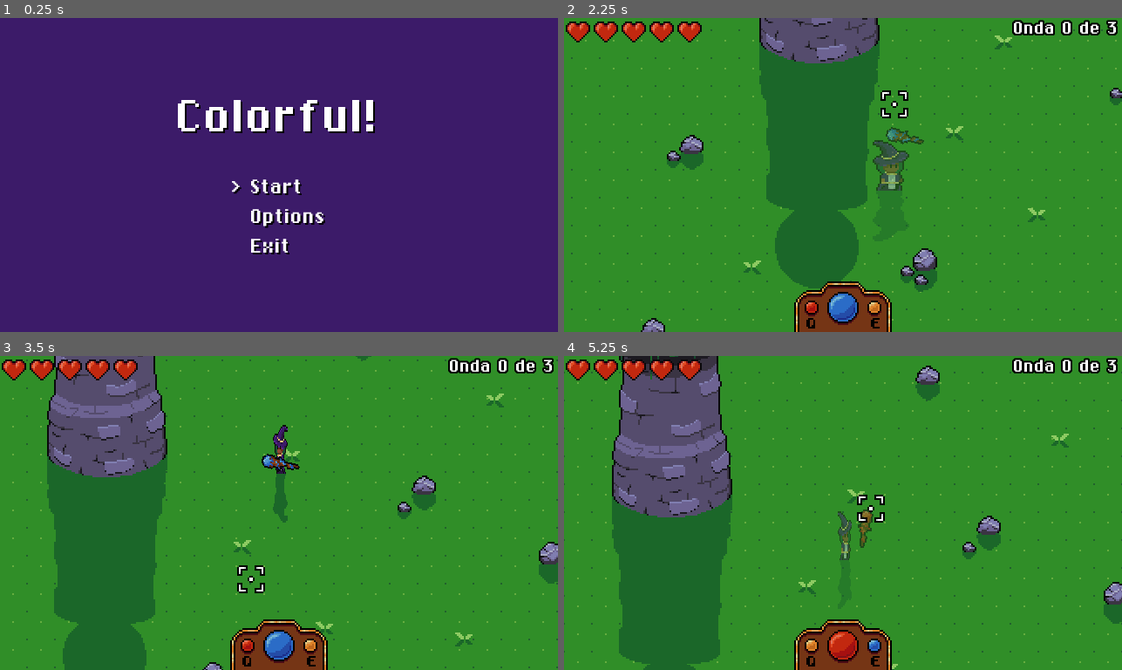
Above: before the commit, frames 1-4 (two rows, left to right).
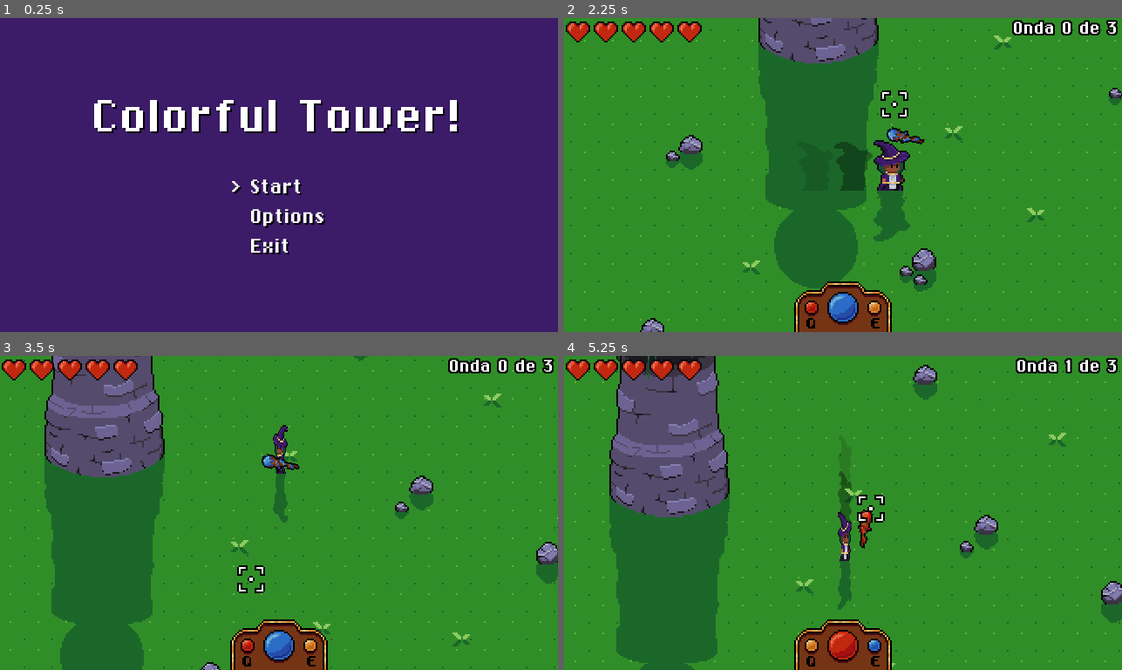
Above: after the commit, the same moments.

Repository: Triceru179/GameJam5
Game: Godot game, scene res://scenes/MainMenu.tscn
Same seed, same stepped clock (60 frames per second), same inputs: the game is played once before the commit and once after it.
Inputs (mouse positions are in pixels of both pictures, inside the frame that each line leads up to):
- Up to frame 1 (0.25 s): no input
- Up to frame 2 (2.25 s): tap Enter (ui_accept) at 0.5, 0.77, 1.52 s; move the mouse to (965, 159) at 0.52 s; hold E (action_color_swap_right) 0.53-1.28 s; hold Right mouse button (action_dash) 0.53-1.28 s; tap Space at 1.25 s; move the mouse to (731, 190) at 1.27 s; hold S (action_down) 1.28-2.03 s; click (731, 190) at 1.35 s; move the mouse to (898, 105) at 2.02 s; hold E (action_color_swap_right) from 2.03 s (still down); hold Right mouse button (action_dash) from 2.03 s (still down)
- Up to frame 3 (3.5 s): move the mouse to (251, 575) at 2.77 s; release E (action_color_swap_right) at 2.78 s; release Right mouse button (action_dash) at 2.78 s; hold W (action_up) from 2.78 s (still down); click (251, 575) at 2.85 s; tap Enter (ui_accept) at 3.02 s
- Up to frame 4 (5.25 s): move the mouse to (1010, 560) at 3.52 s; release W (action_up) at 3.53 s; hold Right mouse button (action_dash) 3.53-4.28 s; hold Q (action_color_swap_left) 3.53-5.03 s; tap Enter (ui_accept) at 3.77, 4.52 s; tap Escape (ui_cancel) at 4.15 s; move the mouse to (675, 465) at 4.27 s; click (675, 465) at 4.35 s; move the mouse to (870, 513) at 5.02 s; hold S (action_down) from 5.03 s (still down); hold Right mouse button (action_dash) from 5.03 s (still down)

The runs differ from the first frame. In frame 1, 3.5% of the frame differs, in the area x 16-83%, y 26-37%; in frame 2, 3.1%; in frame 3, 4.1%; in frame 4, 5.8%, in the area x 0-100%, y 0-100%.

Commit message:
Added FXs, death SFX, wave started SFX

Diff:
--- a/actors/actor.gd
+++ b/actors/actor.gd
@@ -2,6 +2,8 @@
 class_name Actor
 
 signal died
+
+const FX_EXPLOSION = preload("res://actors/fx/Explosion.tscn")
 
 export(Resource) var actor_data = null
 
@@ -27,6 +29,13 @@
 func _flip(value: float):
 	Globals.flip(body_pivot, value, Vector2.RIGHT, 0.7)
 
+func _play_death_particles(offset):
+	var fx = FX_EXPLOSION.instance()
+
+	get_parent().add_child(fx)
+	fx.global_position = global_position + offset
+	fx.emitting = true
+
 func _on_Hurtbox_area_entered(area):
 	if !$InvincibilityTimer.is_stopped():
 		return
@@ -39,6 +48,12 @@
 
 func _on_Health_changed(current_health):
 	if current_health <= 0:
+		pause_mode = PAUSE_MODE_STOP
+		$Hurtbox/CollisionShape2D.set_deferred("disabled", true)
+		visible = false
+		emit_signal("died")
+
+		_play_death_particles(Vector2.ZERO)
 		emit_signal("died")
 		queue_free()
 	else:
--- /dev/null
+++ b/actors/attacks/attack_datas/AttackPlayerMagicMissile3.tres
@@ -0,0 +1,10 @@
+[gd_resource type="Resource" load_steps=3 format=2]
+
+[ext_resource path="res://actors/attacks/attack_data.gd" type="Script" id=1]
+[ext_resource path="res://projectile/projectiles_data/PlayerMagicMissile.tres" type="Resource" id=2]
+
+[resource]
+script = ExtResource( 1 )
+projectile_data = ExtResource( 2 )
+number_of_projectiles = 3
+spread = 15.0
--- /dev/null
+++ b/actors/attacks/attack_datas/AttackPlayerMagicMissile7.tres
@@ -0,0 +1,10 @@
+[gd_resource type="Resource" load_steps=3 format=2]
+
+[ext_resource path="res://projectile/projectiles_data/PlayerMagicMissile.tres" type="Resource" id=1]
+[ext_resource path="res://actors/attacks/attack_data.gd" type="Script" id=2]
+
+[resource]
+script = ExtResource( 2 )
+projectile_data = ExtResource( 1 )
+number_of_projectiles = 5
+spread = 30.0
--- a/actors/attacks/attack_spawner/attack_spawner.gd
+++ b/actors/attacks/attack_spawner/attack_spawner.gd
@@ -5,7 +5,7 @@
 
 func execute_attack(attack_data: AttackData, direction: Vector2, position: Vector2,
 		collision_layer: int, color_index: int):
-	var proj_node = get_tree().get_root().get_node_or_null("Main/World/Projectiles")
+	var proj_node = get_tree().get_current_scene().get_node_or_null("World/Projectiles")
 
 	if proj_node == null:
 		var n = YSort.new()
--- /dev/null
+++ b/actors/auto_destroy.gd
@@ -0,0 +1,11 @@
+extends Node
+
+export(float) var time_to_destroy = 1
+
+func _ready():
+	var timer = Timer.new()
+	add_child(timer)
+	timer.wait_time = time_to_destroy
+	timer.connect("timeout", self, "queue_free")
+
+	timer.start()
--- a/actors/enemies/enemy.gd
+++ b/actors/enemies/enemy.gd
@@ -41,12 +41,14 @@
 	$HurtSFX.play()
 
 	if current_health <= 0:
-		emit_signal("died")
-		$Pushbox.disabled = true
+		pause_mode = PAUSE_MODE_STOP
+		$Hurtbox/CollisionShape2D.set_deferred("disabled", true)
 		visible = false
 		pause_mode = PAUSE_MODE_STOP
+		emit_signal("died")
 
-		yield(get_tree().create_timer(0.2), "timeout")
+		_play_death_particles(Vector2.ZERO)
+		yield(get_tree().create_timer(0.5), "timeout")
 
 		queue_free()
 	else:
--- /dev/null
+++ b/actors/fx/Explosion.tscn
@@ -0,0 +1,37 @@
+[gd_scene load_steps=5 format=2]
+
+[ext_resource path="res://actors/auto_destroy.gd" type="Script" id=1]
+[ext_resource path="res://actors/fx/circle_sheet.png" type="Texture" id=2]
+
+[sub_resource type="CanvasItemMaterial" id=5]
+particles_animation = true
+particles_anim_h_frames = 10
+particles_anim_v_frames = 1
+particles_anim_loop = false
+
+[sub_resource type="ParticlesMaterial" id=6]
+emission_shape = 1
+emission_sphere_radius = 2.0
+flag_disable_z = true
+direction = Vector3( 0, -1, 0 )
+spread = 0.0
+gravity = Vector3( 0, 0, 0 )
+initial_velocity = 32.0
+initial_velocity_random = 1.0
+orbit_velocity = 0.0
+orbit_velocity_random = 0.0
+damping = 35.0
+anim_speed = 1.0
+anim_offset = 0.4
+anim_offset_random = 1.0
+
+[node name="Explosion" type="Particles2D"]
+material = SubResource( 5 )
+emitting = false
+amount = 32
+one_shot = true
+explosiveness = 0.7
+local_coords = false
+process_material = SubResource( 6 )
+texture = ExtResource( 2 )
+script = ExtResource( 1 )
--- a/actors/player/Player.tscn
+++ b/actors/player/Player.tscn
@@ -199,15 +199,20 @@
 wait_time = 0.15
 one_shot = true
 
-[node name="SFX" parent="." index="14"]
+[node name="DashFadeShadowCD" type="Timer" parent="." index="14"]
+wait_time = 0.1
+one_shot = true
+
+[node name="SFX" parent="." index="15"]
 volume_db = 4.0
 
-[node name="CastSFX" type="AudioStreamPlayer2D" parent="." index="15"]
+[node name="CastSFX" type="AudioStreamPlayer2D" parent="." index="16"]
 stream = SubResource( 9 )
 volume_db = -6.0
 
-[node name="DashSFX" type="AudioStreamPlayer2D" parent="." index="16"]
+[node name="DashSFX" type="AudioStreamPlayer2D" parent="." index="17"]
 stream = SubResource( 10 )
 max_distance = 256.0
+[connection signal="timeout" from="DashFadeShadowCD" to="." method="_on_DashFadeShadowCD_timeout"]
 
 [editable path="Hurtbox"]
--- a/actors/player/actor_data_player.tres
+++ b/actors/player/actor_data_player.tres
@@ -1,7 +1,9 @@
 [gd_resource type="Resource" load_steps=3 format=2]
 
 [ext_resource path="res://actors/actor_data.gd" type="Script" id=1]
-[ext_resource path="res://actors/attacks/attack_datas/AttackPlayerMagicMissile.tres" type="Resource" id=2]
+[ext_resource path="res://actors/attacks/attack_datas/AttackPlayerMagicMissile7.tres" type="Resource" id=2]
+
+
 
 [resource]
 script = ExtResource( 1 )
--- /dev/null
+++ b/actors/player/fade_shadow/FadeShadow.tscn
@@ -0,0 +1,40 @@
+[gd_scene load_steps=5 format=2]
+
+[ext_resource path="res://actors/actor.png" type="Texture" id=1]
+[ext_resource path="res://actors/player/fade_shadow/fade_shadow.gd" type="Script" id=2]
+
+[sub_resource type="Shader" id=1]
+code = "shader_type canvas_item;
+
+uniform vec4 shadow_color: hint_color;
+uniform float alpha = 1;
+
+void fragment() {
+	vec4 rgba = texture(TEXTURE, UV);
+	vec4 c = shadow_color;
+
+	if (rgba.a == 0.0)
+		c.a = rgba.a;
+	else
+		c.a = alpha;
+
+	COLOR = c;
+}"
+
+[sub_resource type="ShaderMaterial" id=2]
+resource_local_to_scene = true
+shader = SubResource( 1 )
+shader_param/shadow_color = Color( 0, 0, 0, 1 )
+shader_param/alpha = 1.0
+
+[node name="FadeShadow" type="Sprite"]
+material = SubResource( 2 )
+z_index = -1
+texture = ExtResource( 1 )
+script = ExtResource( 2 )
+
+[node name="Tween" type="Tween" parent="."]
+
+[node name="Timer" type="Timer" parent="."]
+one_shot = true
+[connection signal="timeout" from="Timer" to="." method="queue_free"]
--- /dev/null
+++ b/actors/player/fade_shadow/fade_shadow.gd
@@ -0,0 +1,21 @@
+extends Sprite
+
+func setup_sprite(texture: Texture, offset: Vector2, global_position: Vector2,
+		scale: Vector2, hframes: int, vframes:int, frame: int):
+	self.texture = texture
+	self.offset = offset
+	self.global_position = global_position
+	self.scale = scale
+
+	self.hframes = hframes
+	self.vframes = vframes
+	self.frame = frame
+
+func start_fade(color: Color, init_alpha: float, duration: float):
+	material.set_shader_param("shadow_color", color)
+
+	$Tween.interpolate_property(material, "shader_param/alpha", init_alpha, 0, duration)
+	$Tween.start()
+
+	$Timer.wait_time = duration
+	$Timer.start()
--- a/actors/player/player.gd
+++ b/actors/player/player.gd
@@ -18,14 +18,25 @@
 	preload("res://actors/player/sfxs/player_hurt_6.wav"),
 ]
 
+const FADE_SHADOW = preload("res://actors/player/fade_shadow/FadeShadow.tscn")
+
 const WEAPON_DISTANCE = 13
-const DASH_SPEED = 252
+const DASH_SPEED = 256
+
+const WAVE_ATTACK_UPGRADES = {
+	"1": "res://actors/attacks/attack_datas/AttackPlayerMagicMissile1.tres",
+	"3": "res://actors/attacks/attack_datas/AttackPlayerMagicMissile3.tres",
+	"7": "res://actors/attacks/attack_datas/AttackPlayerMagicMissile5.tres",
+}
+
+export(Color) var fade_shadow_color
 
 var look_direction := Vector2.ZERO
 var dash_direction := Vector2.ZERO
 var velocity := Vector2.ZERO
 var input_vector := Vector2.ZERO
 var current_state: int = State.IDLE
+var player_attack_data: AttackData = null
 
 onready var dash_input_buffer := $DashInputBuffer
 onready var dash_duration_timer := $DashDuration
@@ -40,6 +51,12 @@
 	$Pivot/WeaponPivot/AnimationPlayer.play(Globals.ANIM_IDLE)
 	_update_weapon_color()
 
+	var wave_s = get_tree().get_current_scene().get_node("World/WaveSpawner")
+	if wave_s:
+		wave_s.connect("wave_started", self, "_try_upgrade_player_attack")
+
+	player_attack_data = actor_data.attack
+
 	$BodyPaletteSwapper.change_palette(Globals.Colors.DEFAULT)
 
 func _process(_delta):
@@ -91,7 +108,6 @@
 			dash_cooldown_timer.start()
 			if dash_duration_timer.is_stopped():
 				current_state = State.MOVE
-				$Pivot.modulate = Globals.COLOR_DEFAULT
 
 func _cycle_color(value: int):
 	var index = current_color_index
@@ -117,11 +133,21 @@
 	var angle = dir.angle() + deg2rad(rotation_offset)
 	dir = Globals.angle_to_vector(angle)
 
-	attack_spawner.execute_attack(actor_data.attack, dir,
+	attack_spawner.execute_attack(player_attack_data, dir,
 		$Pivot/WeaponPivot/Weapon/AttackPoint.global_position,
 		Globals.CollisionLayers.PlayerHitbox, current_color_index)
 
 	_restart_timer()
+
+func _spawn_dash_fade_shadow():
+	var shadow = FADE_SHADOW.instance()
+	get_parent().add_child(shadow)
+
+	var sprite = $Pivot/BodyPivot/Body
+
+	shadow.setup_sprite(sprite.texture, sprite.offset, sprite.global_position,
+		body_pivot.scale, sprite.hframes, sprite.vframes, sprite.frame)
+	shadow.start_fade(fade_shadow_color, 0.5, 0.25)
 
 func _get_input():
 	input_vector.x = Input.get_action_strength(Globals.ACTION_RIGHT) - Input.get_action_strength(Globals.ACTION_LEFT)
@@ -164,9 +190,10 @@
 		if dash_direction == Vector2.ZERO:
 			dash_direction = Vector2(sign(body_pivot.scale.x), 0)
 
-		$Pivot.modulate = Globals.COLOR_SEMI_TRASPARENT
-
 		dash_duration_timer.start()
+		_spawn_dash_fade_shadow()
+		$DashFadeShadowCD.start()
+
 		$DashSFX.play()
 		$InvincibilityTimer.start(dash_duration_timer.wait_time)
 
@@ -177,6 +204,10 @@
 			&& attack_cooldown_timer.is_stopped()):
 		attack()
 
+func _try_upgrade_player_attack(wave, _total):
+	if WAVE_ATTACK_UPGRADES.has(str(wave)):
+		player_attack_data = load(WAVE_ATTACK_UPGRADES.get(wave))
+
 func _on_Health_changed(current_health):
 	if !visible:
 		return
@@ -186,8 +217,9 @@
 
 	if current_health <= 0:
 		pause_mode = PAUSE_MODE_STOP
-		$Hurtbox/CollisionShape2D.disabled = true
+		$Hurtbox/CollisionShape2D.set_deferred("disabled", true)
 		visible = false
+		_play_death_particles(Vector2(0, -8))
 		emit_signal("died")
 
 		var cam = $Camera2D
@@ -200,3 +232,8 @@
 		queue_free()
 	else:
 		Globals.blink_white($BodyPaletteSwapper)
+
+func _on_DashFadeShadowCD_timeout():
+	_spawn_dash_fade_shadow()
+	if !dash_duration_timer.is_stopped():
+		$DashFadeShadowCD.start()
--- a/menu/death_menu/DeathMenu.tscn
+++ b/menu/death_menu/DeathMenu.tscn
@@ -6,6 +6,7 @@
 [ext_resource path="res://menu/Chicago.tres" type="DynamicFont" id=4]
 [ext_resource path="res://MenuAccept.tscn" type="PackedScene" id=5]
 [ext_resource path="res://MenuSelect.tscn" type="PackedScene" id=6]
+[ext_resource path="res://menu/death_menu/player_death.wav" type="AudioStream" id=7]
 
 [sub_resource type="DynamicFont" id=1]
 size = 12
@@ -16,6 +17,9 @@
 
 [sub_resource type="DynamicFont" id=3]
 font_data = ExtResource( 3 )
+
+[sub_resource type="AudioStreamRandomPitch" id=4]
+audio_stream = ExtResource( 7 )
 
 [node name="DeathMenu" type="CanvasLayer"]
 pause_mode = 2
@@ -164,3 +168,6 @@
 [node name="MenuSelect" parent="." instance=ExtResource( 6 )]
 
 [node name="MenuAccept" parent="." instance=ExtResource( 5 )]
+
+[node name="PlayerDeath" type="AudioStreamPlayer" parent="."]
+stream = SubResource( 4 )
--- a/menu/death_menu/death_menu.gd
+++ b/menu/death_menu/death_menu.gd
@@ -60,3 +60,4 @@
 	ScreenAdjuster.adjust_screen_saturation(0, 1)
 	active = !active
 	set_visible(true)
+	$PlayerDeath.play()
--- a/menu/pause_menu/pause_menu.gd
+++ b/menu/pause_menu/pause_menu.gd
@@ -66,4 +66,4 @@
 
 func _on_Player_died():
 	get_tree().paused = false
-	queue_free()
+	call_deferred("queue_free")
--- a/scenes/Game.tscn
+++ b/scenes/Game.tscn
@@ -16,12 +16,16 @@
 [ext_resource path="res://menu/pause_menu/PauseMenu.tscn" type="PackedScene" id=14]
 [ext_resource path="res://menu/death_menu/DeathMenu.tscn" type="PackedScene" id=15]
 [ext_resource path="res://actors/enemies/player_detector.gd" type="Script" id=16]
+[ext_resource path="res://world/sfx/wave_started.wav" type="AudioStream" id=17]
 
 [sub_resource type="RectangleShape2D" id=1]
 extents = Vector2( 340, 10 )
 
 [sub_resource type="RectangleShape2D" id=2]
 extents = Vector2( 10, 190 )
+
+[sub_resource type="AudioStreamRandomPitch" id=3]
+audio_stream = ExtResource( 17 )
 
 [node name="Game" type="Node"]
 
@@ -215,8 +219,12 @@
 one_shot = true
 
 [node name="TimeBeforeFirstWave" type="Timer" parent="World/WaveSpawner"]
-wait_time = 5.0
+wait_time = 3.0
 one_shot = true
+
+[node name="WaveStarted" type="AudioStreamPlayer" parent="World/WaveSpawner"]
+stream = SubResource( 3 )
+bus = "Sound Effects"
 
 [node name="PlayerDetector" type="Node" parent="World"]
 script = ExtResource( 16 )
@@ -236,4 +244,3 @@
 [node name="DeathMenu" parent="UI" instance=ExtResource( 15 )]
 pause_mode = 1
 [connection signal="timeout" from="World/WaveSpawner/RestTime" to="World/WaveSpawner" method="_on_RestTime_timeout"]
-[connection signal="tree_exited" from="UI/PauseMenu" to="UI/DeathMenu" method="_on_PauseMenu_tree_exited"]
--- a/scenes/Introduction.tscn
+++ b/scenes/Introduction.tscn
@@ -21,12 +21,12 @@
 anchor_bottom = 1.0
 
 [node name="Label" type="Label" parent="CenterContainer"]
-margin_left = 106.0
+margin_left = 78.0
 margin_top = 75.0
-margin_right = 214.0
+margin_right = 242.0
 margin_bottom = 105.0
 custom_fonts/font = ExtResource( 1 )
 custom_colors/font_color_shadow = Color( 0, 0, 0, 1 )
-text = "Colorful"
+text = "Introduction"
 
 [node name="MenuAccept" parent="." instance=ExtResource( 4 )]
--- a/scenes/MainMenu.tscn
+++ b/scenes/MainMenu.tscn
@@ -31,7 +31,6 @@
 }
 
 [node name="MainMenu" type="MarginContainer" parent="."]
-visible = false
 anchor_right = 1.0
 anchor_bottom = 1.0
 script = ExtResource( 3 )
@@ -44,31 +43,31 @@
 margin_bottom = 180.0
 
 [node name="VBoxContainer" type="VBoxContainer" parent="MainMenu/CenterContainer"]
-margin_left = 102.0
+margin_left = 54.0
 margin_top = 40.0
-margin_right = 218.0
+margin_right = 266.0
 margin_bottom = 140.0
 custom_constants/separation = 20
 
 [node name="Title" type="CenterContainer" parent="MainMenu/CenterContainer/VBoxContainer"]
-margin_right = 116.0
+margin_right = 212.0
 margin_bottom = 30.0
 
 [node name="Label" type="Label" parent="MainMenu/CenterContainer/VBoxContainer/Title"]
-margin_right = 116.0
+margin_right = 212.0
 margin_bottom = 30.0
 custom_fonts/font = ExtResource( 2 )
 custom_colors/font_color_shadow = Color( 0, 0, 0, 1 )
-text = "Colorful!"
+text = "Colorful Tower!"
 
 [node name="CenterContainer2" type="CenterContainer" parent="MainMenu/CenterContainer/VBoxContainer"]
 margin_top = 50.0
-margin_right = 116.0
+margin_right = 212.0
 margin_bottom = 100.0
 
 [node name="VBoxContainer" type="VBoxContainer" parent="MainMenu/CenterContainer/VBoxContainer/CenterContainer2"]
-margin_left = 31.0
-margin_right = 85.0
+margin_left = 79.0
+margin_right = 133.0
 margin_bottom = 50.0
 
 [node name="CenterContainer" type="CenterContainer" parent="MainMenu/CenterContainer/VBoxContainer/CenterContainer2/VBoxContainer"]
@@ -152,6 +151,7 @@
 [node name="MenuSelect" parent="MainMenu" instance=ExtResource( 5 )]
 
 [node name="OptionsMenu" type="MarginContainer" parent="."]
+visible = false
 anchor_right = 1.0
 anchor_bottom = 1.0
 script = ExtResource( 6 )
--- a/world/waves/wave_spawner.gd
+++ b/world/waves/wave_spawner.gd
@@ -46,6 +46,7 @@
 				yield(get_tree().create_timer(randf() * 0.2), "timeout")
 
 		emit_signal("wave_started", str(current_wave + 1), waves.size())
+		$WaveStarted.play()
 
 	else:
 		push_error("Wave data is null!")
Renamed: actors/attacks/attack_datas/AttackPlayerMagicMissile.tres -> actors/attacks/attack_datas/AttackPlayerMagicMissile1.tres
Binary file added: actors/fx/circle_sheet.png
Not shown, added: actors/fx/circle_sheet.png.import
Not shown, added: export_presets.cfg
Not shown: 1 places in menu/death_menu/DeathMenu.tscn that only renumber resources
Not shown, added: menu/death_menu/player_death.wav.import
Not shown: 1 places in scenes/Game.tscn that only renumber resources
Not shown, added: world/sfx/wave_started.wav.import
Not shown, added: menu/death_menu/player_death.wav
Not shown, added: world/sfx/wave_started.wav
